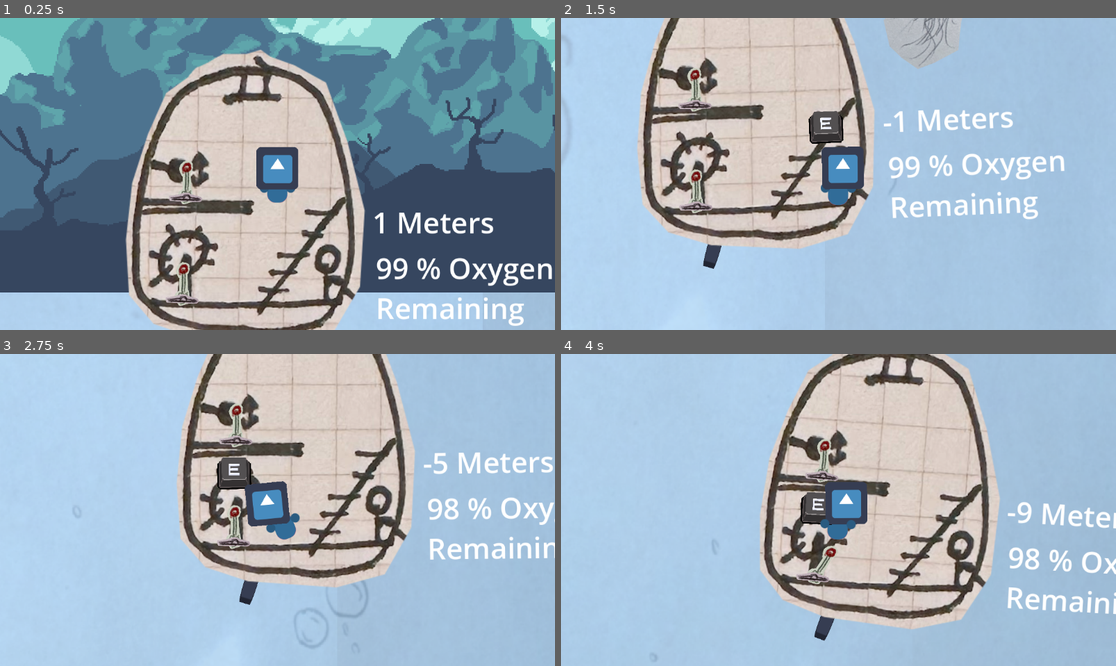
Above: before the commit, frames 1-4 (two rows, left to right).
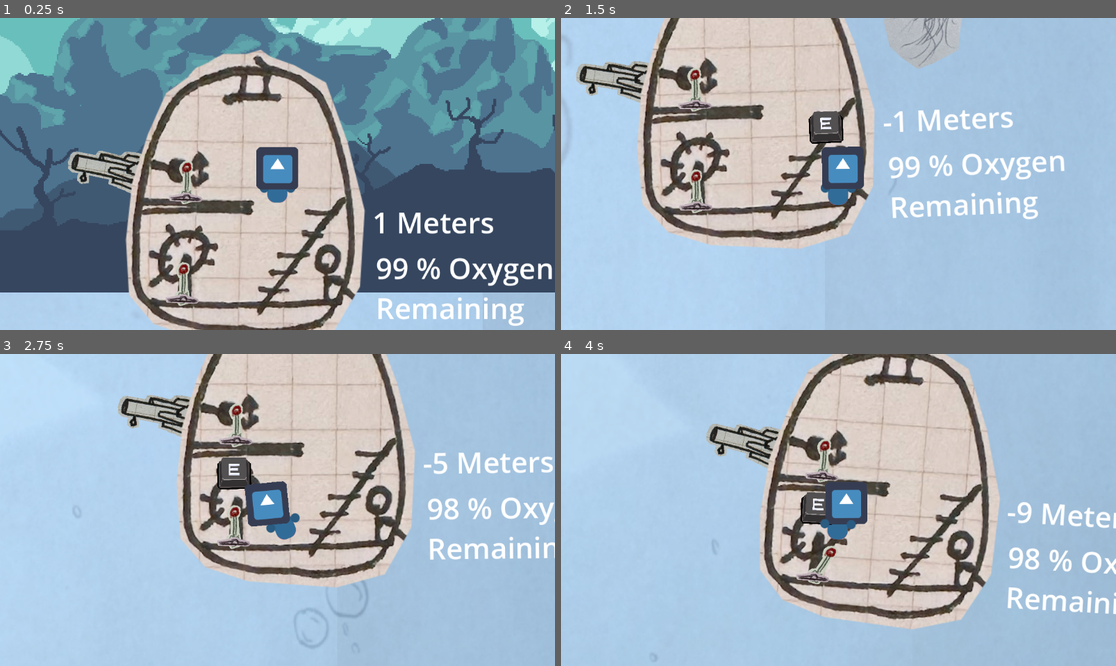
Above: after the commit, the same moments.

Repository: calzila/GGJ_2025
Game: Godot game, scene res://Overworld.tscn
The game is run twice, just before and just after one commit, with the same random seed, the same clock (stepped at 60 frames per second) and the same inputs. The engine's default icon, where the game draws it, is replaced by a stand-in: a white triangle on a blue panel in a dark square.
Inputs:
- Up to frame 1 (0.25 s): no input
- Up to frame 2 (1.5 s): tap Enter (ui_accept) at 0.5, 0.77 s; hold D (move_right) from 0.53 s (still down); tap E (Grab) at 0.6, 1.35 s
- Up to frame 3 (2.75 s): tap Enter (ui_accept) at 1.52 s; release D (move_right) at 2.03 s; hold A (move_left) from 2.03 s (still down); tap E (Grab) at 2.1 s
- Up to frame 4 (4 s): release A (move_left) at 2.78 s; hold D (move_right) from 2.78 s (still down); tap E (Grab) at 2.85, 3.6 s; tap Enter (ui_accept) at 3.02, 3.77 s

The runs differ from the first frame. In frame 1, 1.2% of the frame differs, in the area x 12-26%, y 42-57%; in frame 2, 1.3%, in the area x 2-29%, y 13-81%; in frame 3, 1.3%; in frame 4, 1.3%.
Error in both runs: Invalid assignment of property or key 'playerIsHolding' with value of type 'bool' on a base object of type 'Nil'. (res://grabber.gd:46)

Commit message:
Adding new cannon visuals

Diff:
--- a/TheSub.tscn
+++ b/TheSub.tscn
@@ -8,6 +8,7 @@
 [ext_resource type="PackedScene" uid="uid://fnjl6irw0r44" path="res://Lever.tscn" id="6_3th0t"]
 [ext_resource type="Texture2D" uid="uid://cbpymf5bvqtou" path="res://icon.svg" id="7_oj24b"]
 [ext_resource type="Texture2D" uid="uid://c74kgric7o0tk" path="res://Light.jpg" id="8_w06ea"]
+[ext_resource type="Texture2D" uid="uid://djen8bjmr2ibe" path="res://Cannon.png" id="9_2ewxa"]
 
 [sub_resource type="RectangleShape2D" id="RectangleShape2D_33m84"]
 size = Vector2(19.9159, 316.904)
@@ -136,18 +137,29 @@
 
 [node name="PointLight2D" type="PointLight2D" parent="."]
 position = Vector2(0, -223)
-rotation = 0.315905
+rotation = 1.75231
 scale = Vector2(5.53125, 5.875)
 texture = ExtResource("8_w06ea")
 offset = Vector2(0, 312)
 
 [node name="Sprite2D" type="Sprite2D" parent="PointLight2D"]
 z_index = -2
+rotation = 1.5708
+scale = Vector2(0.05, 0.05)
+texture = ExtResource("9_2ewxa")
+offset = Vector2(1000, 0)
+
+[node name="ProjectileSpaw" type="Node2D" parent="PointLight2D/Sprite2D"]
+position = Vector2(1300, 0)
+
+[node name="Sprite2D2" type="Sprite2D" parent="PointLight2D"]
+visible = false
+z_index = -2
 scale = Vector2(0.04, 0.48)
 texture = ExtResource("7_oj24b")
 offset = Vector2(0, 64)
 
-[node name="ProjectileSpaw" type="Node2D" parent="PointLight2D/Sprite2D"]
+[node name="ProjectileSpaw" type="Node2D" parent="PointLight2D/Sprite2D2"]
 position = Vector2(0, 150)
 
 [connection signal="timeout" from="TimerFishSpawn" to="." method="_on_timer_fish_spawn_timeout"]
Binary file added: Cannon.png
Not shown, added: Cannon.png.import
Not shown: 1 places in TheSub.tscn that only renumber resources
